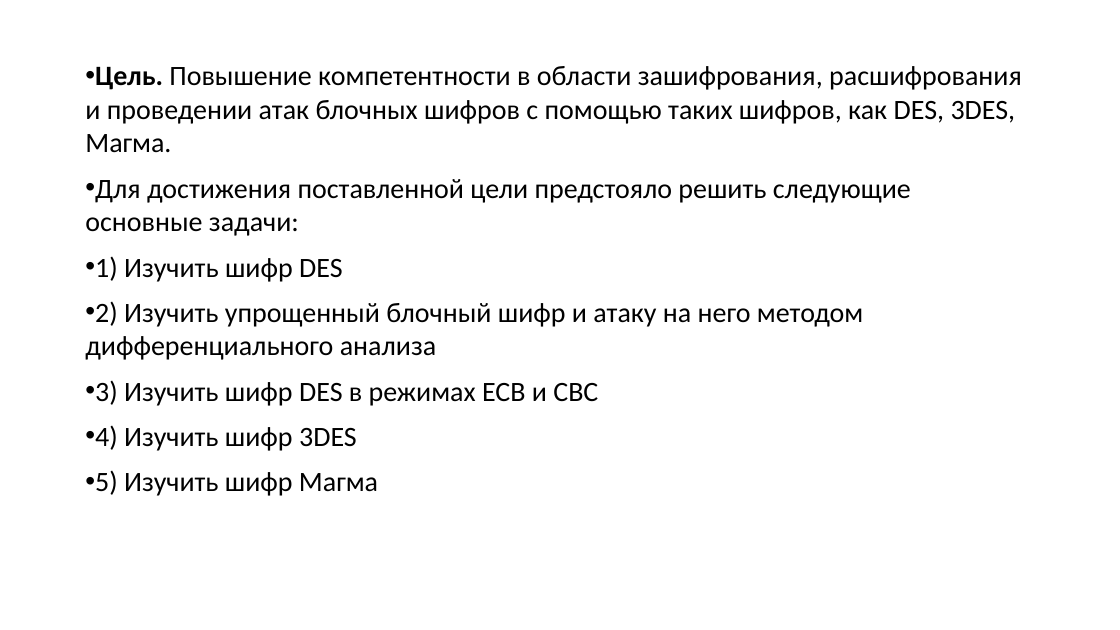
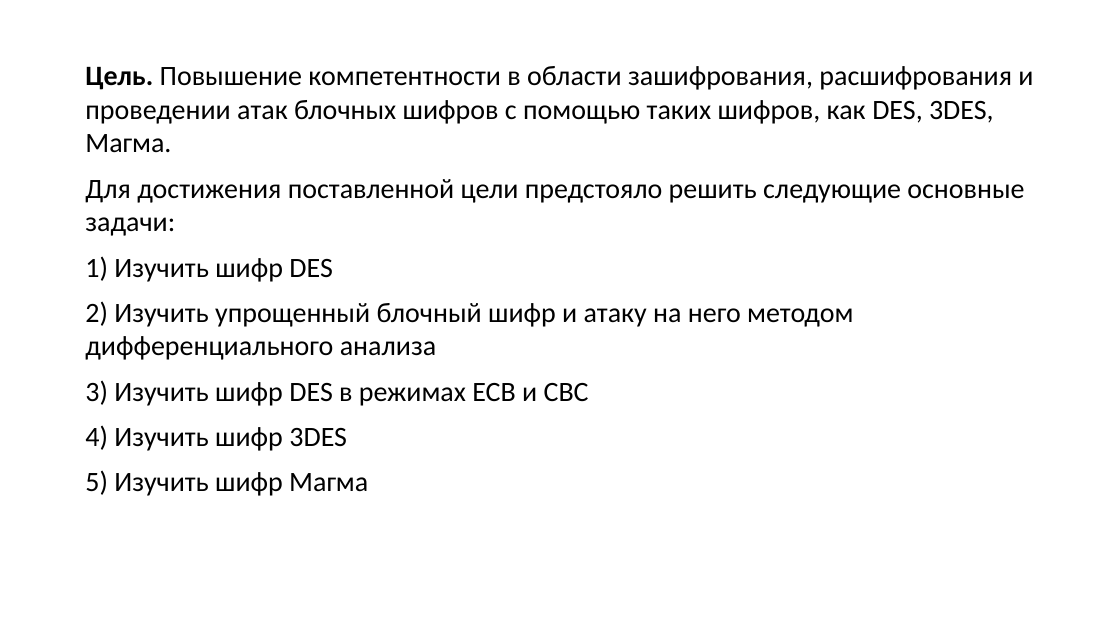
Before and after one commit to Danila-gi/Criptography, a slide deck: slide 2 of lab2/3342ИвановДМЛАБ2.pptx. Drawn at 1120x630 pixels with LibreOffice and Linux fonts; fonts in the diff are those of the drawing. Boxes give left, top, right and bottom in pixels: in the first picture for what was removed or moved away, otherwise in the second. Text is boxed around its words. In the diff, an @@ line names an element or a change of style, - is before the commit and + after.

```diff
--- a/lab2/3342ИвановДМЛАБ2.pptx
+++ b/lab2/3342ИвановДМЛАБ2.pptx
@@ text "Цель. Повышение компетентности в области ..." at box(85, 66, 1033, 496): bullet • to none; line spacing 0.9 to 1 @@
```
Also in this commit, not shown: 26 other slides changed, 4 slides added, 4 other files.
